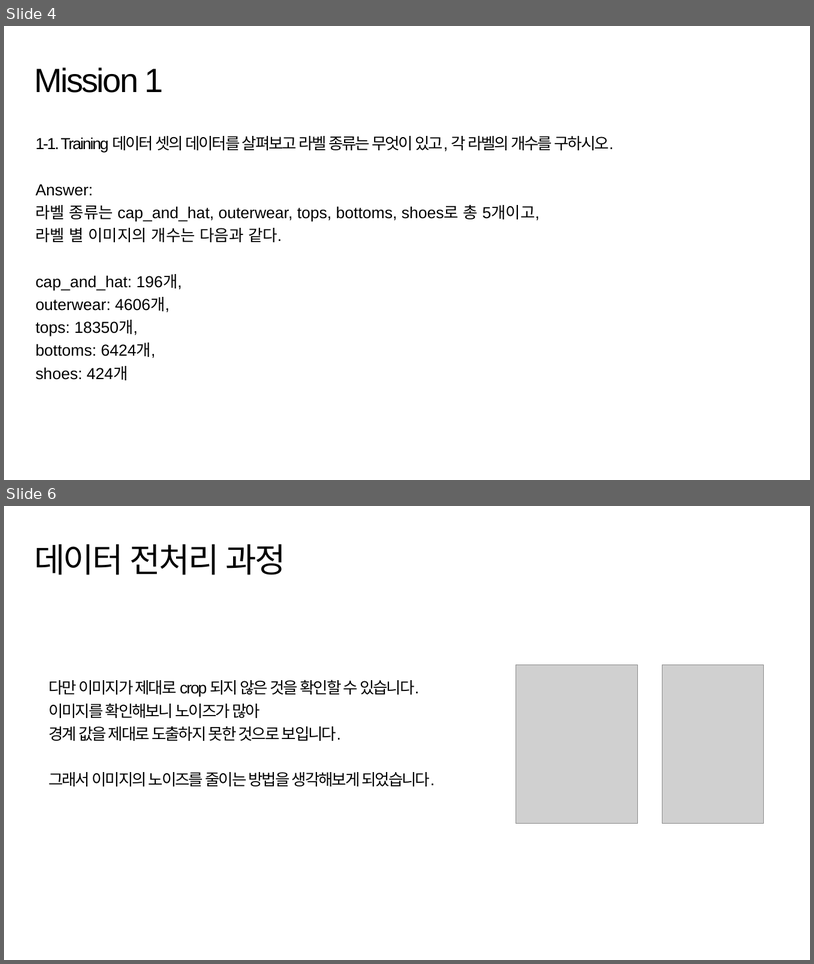
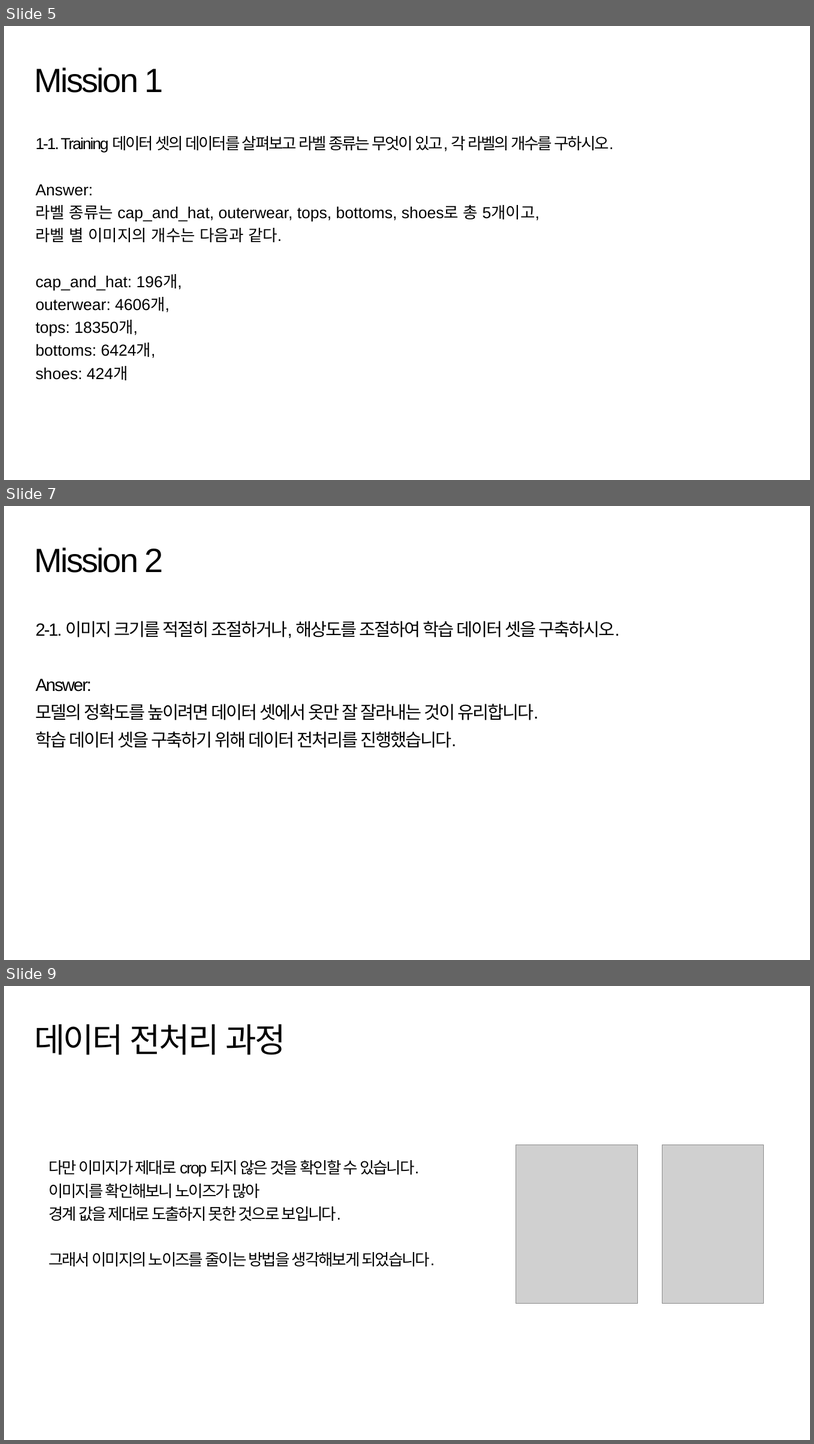
Before and after one commit to suk-6/22-dcc, a slide deck: 춘식이 발표자료.pptx. Shown one above the other, each under a label of ours: slides 4 and 6 before the commit, slides 5, 7 and 9 after it; the slides between them are not shown. The pictures are 814x964 and 814x1444 pixels, drawn with LibreOffice and Linux fonts; fonts in the diff are those of the drawing; grey boxes stand for pictures; background and template pictures are left out. Boxes give left, top, right and bottom in pixels: in the first picture for what was removed or moved away, otherwise in the second. Text is boxed around its words. In the diff, an @@ line names an element or a change of style, - is before the commit and + after.

```diff
--- a/춘식이 발표자료.pptx
+++ b/춘식이 발표자료.pptx
@@ slide 7 added at <box>4,506,810,960</box>, background picture (left out) @@
@@ title added at <box>34,547,164,573</box>, 40 pt, text #000000 @@
+Mission 2
@@ text added at <box>36,621,620,748</box>, 21 pt, text #000000 @@
+2-1. 이미지 크기를 적절히 조절하거나, 해상도를 조절하여 학습 데이터 셋을 구축하시오.
+Answer:
+모델의 정확도를 높이려면 데이터 셋에서 옷만 잘 잘라내는 것이 유리합니다.
+학습 데이터 셋을 구축하기 위해 데이터 전처리를 진행했습니다.
@@ what was slide 4 is now slide 5 @@
@@ what was slide 6 is now slide 9 @@
```
Also in this commit, not shown: 3 slides changed, 2 other slides added.
